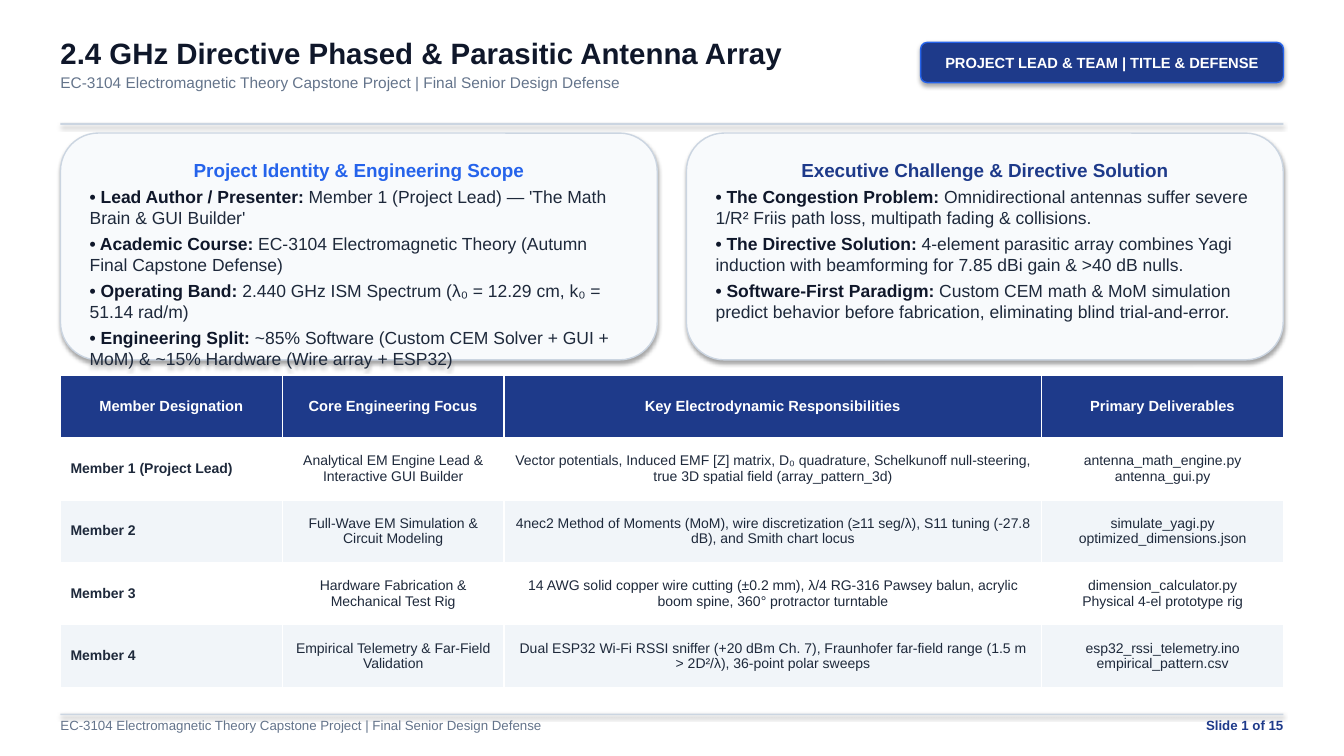
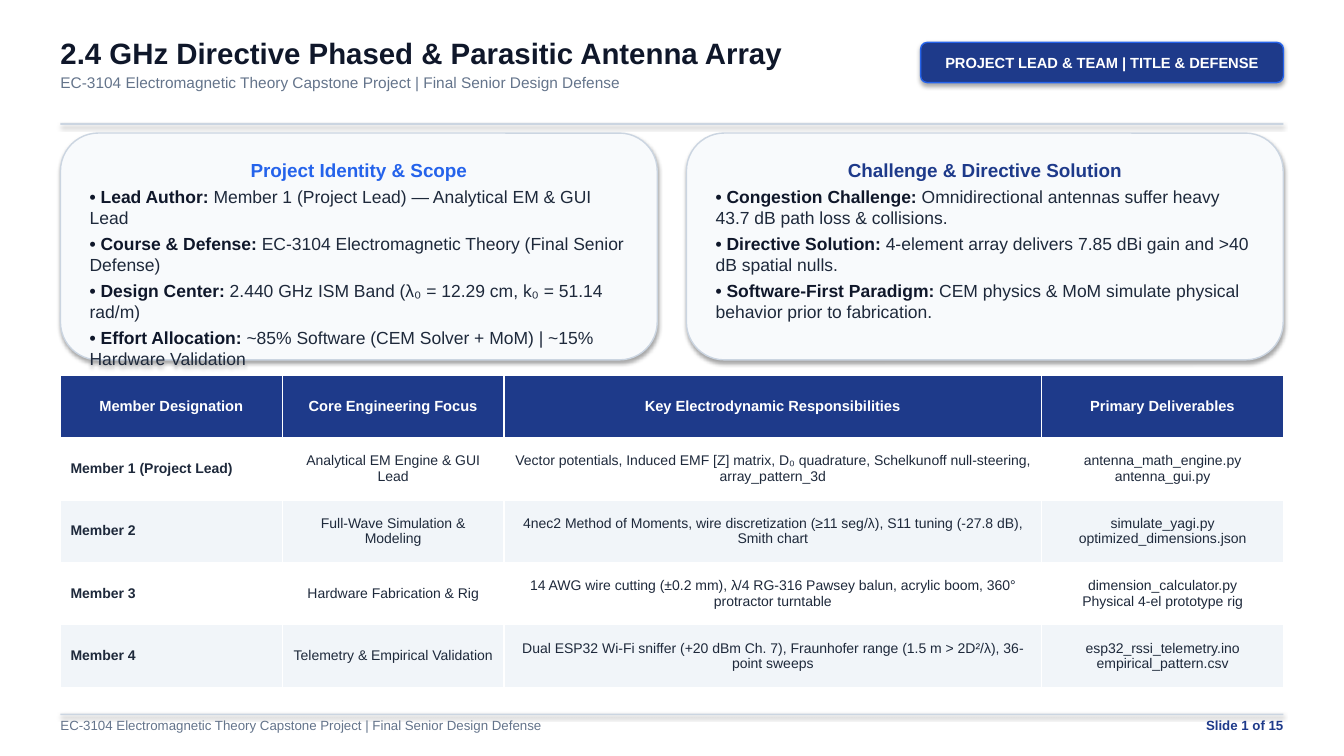
Before and after one commit to saugata-malakar/Electromagnetic-Theory-Member-1, a slide deck: slide 1 of EC3104_15_Slide_Capstone_Presentation.pptx. Drawn at 1344x756 pixels with LibreOffice and Linux fonts; fonts in the diff are those of the drawing. Boxes give left, top, right and bottom in pixels: in the first picture for what was removed or moved away, otherwise in the second. Text is boxed around its words. In the diff, an @@ line names an element or a change of style, - is before the commit and + after.

```diff
--- a/EC3104_15_Slide_Capstone_Presentation.pptx
+++ b/EC3104_15_Slide_Capstone_Presentation.pptx
@@ text in rounded rectangle at (x1=90, y1=163, x2=624, y2=370): text changed @@
-Project Identity & Engineering Scope
-• Lead Author / Presenter: Member 1 (Project Lead) — 'The Math Brain & GUI Builder'
-• Academic Course: EC-3104 Electromagnetic Theory (Autumn Final Capstone Defense)
-• Operating Band: 2.440 GHz ISM Spectrum (λ₀ = 12.29 cm, k₀ = 51.14 rad/m)
-• Engineering Split: ~85% Software (Custom CEM Solver + GUI + MoM) & ~15% Hardware (Wire array + ESP32)
+Project Identity & Scope
+• Lead Author: Member 1 (Project Lead) — Analytical EM & GUI Lead
+• Course & Defense: EC-3104 Electromagnetic Theory (Final Senior Defense)
+• Design Center: 2.440 GHz ISM Band (λ₀ = 12.29 cm, k₀ = 51.14 rad/m)
+• Effort Allocation: ~85% Software (CEM Solver + MoM) | ~15% Hardware Validation
@@ text in rounded rectangle at (x1=716, y1=163, x2=1249, y2=322): text changed @@
-Executive Challenge & Directive Solution
-• The Congestion Problem: Omnidirectional antennas suffer severe 1/R² Friis path loss, multipath fading & collisions.
-• The Directive Solution: 4-element parasitic array combines Yagi induction with beamforming for 7.85 dBi gain & >40 dB nulls.
-• Software-First Paradigm: Custom CEM math & MoM simulation predict behavior before fabrication, eliminating blind trial-and-error.
+Challenge & Directive Solution
+• Congestion Challenge: Omnidirectional antennas suffer heavy 43.7 dB path loss & collisions.
+• Directive Solution: 4-element array delivers 7.85 dBi gain and >40 dB spatial nulls.
+• Software-First Paradigm: CEM physics & MoM simulate physical behavior prior to fabrication.
@@ table at (x1=60, y1=375, x2=1284, y2=688) @@
-row 2, column 2: Analytical EM Engine Lead & Interactive GUI Builder
+row 2, column 2: Analytical EM Engine & GUI Lead
-row 2, column 3: Vector potentials, Induced EMF [Z] matrix, D₀ quadrature, Schelkunoff null-steering, true 3D spatial field (array_pattern_3d)
+row 2, column 3: Vector potentials, Induced EMF [Z] matrix, D₀ quadrature, Schelkunoff null-steering, array_pattern_3d
-row 3, column 2: Full-Wave EM Simulation & Circuit Modeling
+row 3, column 2: Full-Wave Simulation & Modeling
-row 3, column 3: 4nec2 Method of Moments (MoM), wire discretization (≥11 seg/λ), S11 tuning (-27.8 dB), and Smith chart locus
+row 3, column 3: 4nec2 Method of Moments, wire discretization (≥11 seg/λ), S11 tuning (-27.8 dB), Smith chart
-row 4, column 2: Hardware Fabrication & Mechanical Test Rig
+row 4, column 2: Hardware Fabrication & Rig
-row 4, column 3: 14 AWG solid copper wire cutting (±0.2 mm), λ/4 RG-316 Pawsey balun, acrylic boom spine, 360° protractor turntable
+row 4, column 3: 14 AWG wire cutting (±0.2 mm), λ/4 RG-316 Pawsey balun, acrylic boom, 360° protractor turntable
-row 5, column 2: Empirical Telemetry & Far-Field Validation
+row 5, column 2: Telemetry & Empirical Validation
-row 5, column 3: Dual ESP32 Wi-Fi RSSI sniffer (+20 dBm Ch. 7), Fraunhofer far-field range (1.5 m > 2D²/λ), 36-point polar sweeps
+row 5, column 3: Dual ESP32 Wi-Fi sniffer (+20 dBm Ch. 7), Fraunhofer range (1.5 m > 2D²/λ), 36-point sweeps
```
Also in this commit, not shown: 8 other slides changed, 11 other files.
